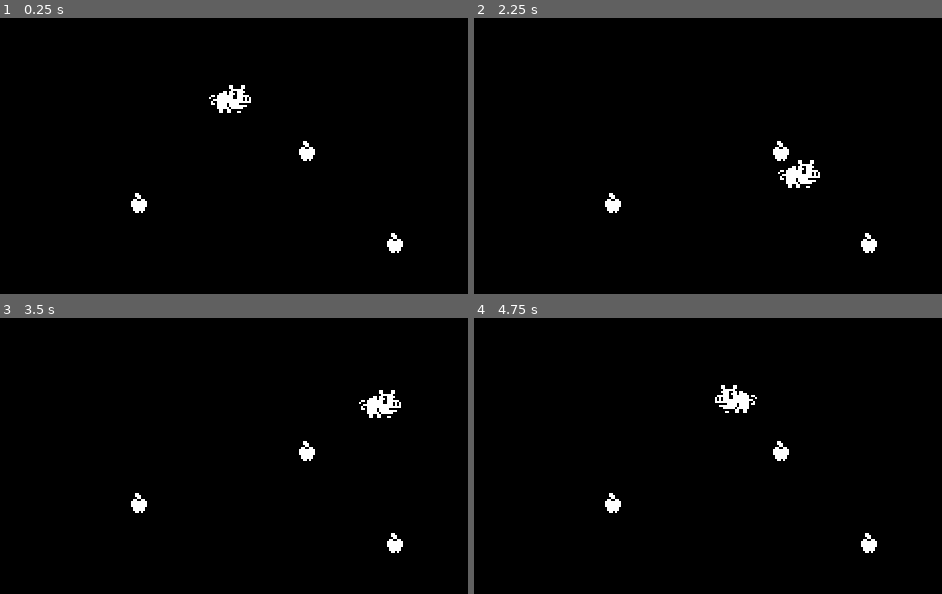
Above: before the commit, frames 1-4 (two rows, left to right).
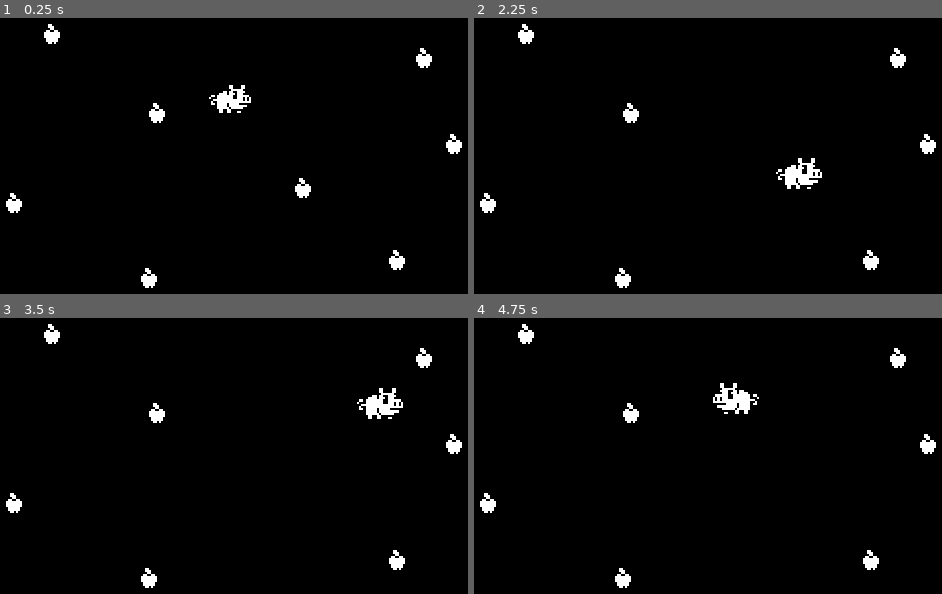
Above: after the commit, the same moments.

Repository: uheartbeast/piggy
Game: Godot game, scene res://World.tscn
Two runs of this game, one before a commit and one after it. Both use one fixed random seed, a clock stepped at 60 frames per second and the inputs below.
Inputs:
- Up to frame 1 (0.25 s): no input
- Up to frame 2 (2.25 s): tap Enter at 0.5 s; hold Right (ui_right) 0.53-1.28 s; hold Down (ui_down) 1.28-2.03 s; hold Right (ui_right) from 2.03 s (still down)
- Up to frame 3 (3.5 s): release Right (ui_right) at 2.78 s; hold Up (ui_up) from 2.78 s (still down)
- Up to frame 4 (4.75 s): release Up (ui_up) at 3.53 s; hold Left (ui_left) from 3.53 s (still down)

The runs differ from the first frame. In frame 1, 1.7% of the frame differs, in the area x 1-99%, y 2-98%; in frame 2, 1.7%; in frame 3, 1.7%; in frame 4, 1.7%.

Commit message:
Simple Collision Detection + Collision Layers and Masks

Diff:
--- /dev/null
+++ b/Apple.tscn
@@ -0,0 +1,17 @@
+[gd_scene load_steps=3 format=2]
+
+[ext_resource path="res://Apple.png" type="Texture" id=1]
+
+[sub_resource type="CircleShape2D" id=1]
+radius = 5.0
+
+[node name="Apple" type="Area2D"]
+collision_layer = 2
+collision_mask = 0
+
+[node name="Sprite" type="Sprite" parent="."]
+texture = ExtResource( 1 )
+
+[node name="Collision" type="CollisionShape2D" parent="."]
+position = Vector2( 0, 1 )
+shape = SubResource( 1 )
--- a/Pig.gd
+++ b/Pig.gd
@@ -29,3 +29,7 @@
 	position.x += xspeed * delta
 	position.y += yspeed * delta
 	moving = true
+
+func _on_Pig_area_entered(area):
+	area.queue_free()
+	scale *= 1.1
--- a/Pig.tscn
+++ b/Pig.tscn
@@ -42,6 +42,7 @@
 }
 
 [node name="Pig" type="Area2D"]
+collision_mask = 2
 script = ExtResource( 1 )
 __meta__ = {
 "_edit_group_": true
@@ -60,3 +61,4 @@
 playback_speed = 0.5
 anims/Idle = SubResource( 2 )
 anims/Run = SubResource( 3 )
+[connection signal="area_entered" from="." to="." method="_on_Pig_area_entered"]
--- a/World.tscn
+++ b/World.tscn
@@ -1,7 +1,7 @@
 [gd_scene load_steps=3 format=2]
 
-[ext_resource path="res://Apple.png" type="Texture" id=1]
-[ext_resource path="res://Pig.tscn" type="PackedScene" id=2]
+[ext_resource path="res://Pig.tscn" type="PackedScene" id=1]
+[ext_resource path="res://Apple.tscn" type="PackedScene" id=2]
 
 [node name="World" type="Node"]
 
@@ -13,17 +13,29 @@
 "_edit_lock_": true
 }
 
-[node name="Apple" type="Sprite" parent="."]
-position = Vector2( 108.002, 118.178 )
-texture = ExtResource( 1 )
+[node name="Pig" parent="." instance=ExtResource( 1 )]
+position = Vector2( 154.002, 66.9715 )
 
-[node name="Apple2" type="Sprite" parent="."]
-position = Vector2( 191.798, 91.9717 )
-texture = ExtResource( 1 )
+[node name="Apple" parent="." instance=ExtResource( 2 )]
+position = Vector2( 189.914, 110.648 )
 
-[node name="Apple3" type="Sprite" parent="."]
-position = Vector2( 236.122, 138.237 )
-texture = ExtResource( 1 )
+[node name="Apple2" parent="." instance=ExtResource( 2 )]
+position = Vector2( 250.739, 45.2947 )
 
-[node name="Pig" parent="." instance=ExtResource( 2 )]
-position = Vector2( 154.002, 66.9715 )
+[node name="Apple3" parent="." instance=ExtResource( 2 )]
+position = Vector2( 116.796, 73.1186 )
+
+[node name="Apple4" parent="." instance=ExtResource( 2 )]
+position = Vector2( 64.3832, 33.324 )
+
+[node name="Apple5" parent="." instance=ExtResource( 2 )]
+position = Vector2( 45.6182, 118.09 )
+
+[node name="Apple6" parent="." instance=ExtResource( 2 )]
+position = Vector2( 113.237, 155.62 )
+
+[node name="Apple7" parent="." instance=ExtResource( 2 )]
+position = Vector2( 237.15, 146.561 )
+
+[node name="Apple8" parent="." instance=ExtResource( 2 )]
+position = Vector2( 265.621, 88.6482 )
--- a/project.godot
+++ b/project.godot
@@ -50,6 +50,11 @@
 "svg/scale": 1.0
 }
 
+[layer_names]
+
+2d_physics/layer_1="Pig"
+2d_physics/layer_2="Apples"
+
 [rendering]
 
 environment/default_environment="res://default_env.tres"
